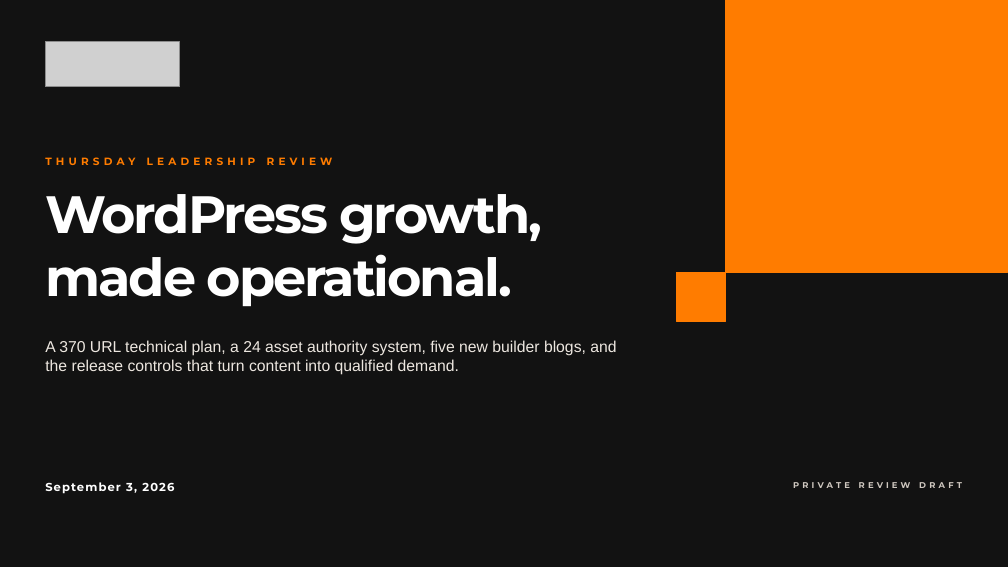
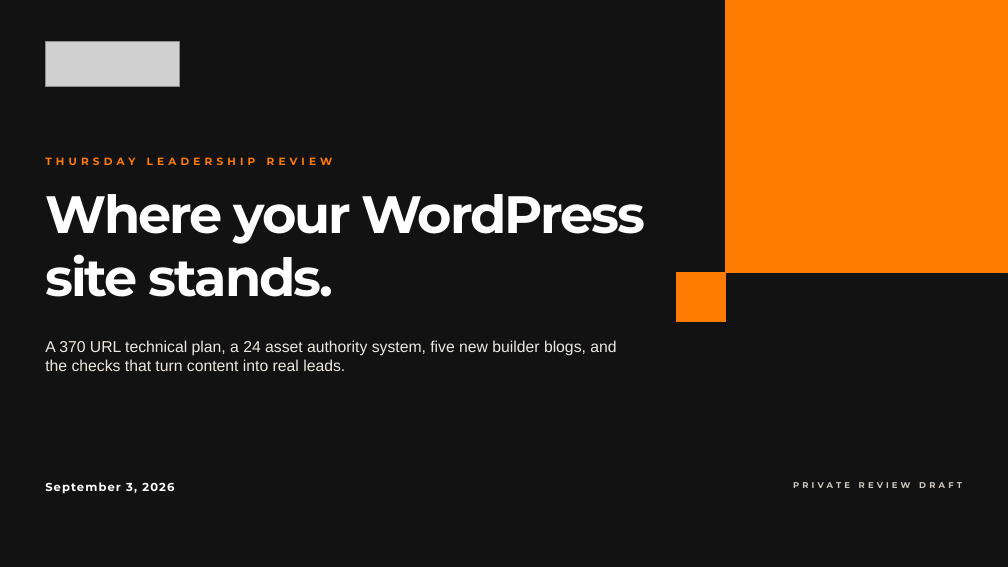
Before and after one commit to dillonmohr8777/client-operations-canonical, a slide deck: slide 1 of clients/bigorange-marketing/deliverables/2026-09-02-wordpress-growth-package-redesign/BigOrange-Thursday-WordPress-Growth-Review-2026-09-03.pptx. Drawn at 1008x567 pixels with LibreOffice and Linux fonts; fonts in the diff are those of the drawing; grey boxes stand for pictures. Boxes give left, top, right and bottom in pixels: in the first picture for what was removed or moved away, otherwise in the second. Text is boxed around its words. In the diff, an @@ line names an element or a change of style, - is before the commit and + after.

```diff
--- a/clients/bigorange-marketing/deliverables/2026-09-02-wordpress-growth-package-redesign/BigOrange-Thursday-WordPress-Growth-Review-2026-09-03.pptx
+++ b/clients/bigorange-marketing/deliverables/2026-09-02-wordpress-growth-package-redesign/BigOrange-Thursday-WordPress-Growth-Review-2026-09-03.pptx
@@ text at [45, 194, 645, 297]: text changed @@
-WordPress growth, made operational.
+Where your WordPress site stands.
@@ text at [45, 340, 616, 371]: text changed @@
-A 370 URL technical plan, a 24 asset authority system, five new builder blogs, and the release controls that turn content into qualified demand.
+A 370 URL technical plan, a 24 asset authority system, five new builder blogs, and the checks that turn content into real leads.
```
Also in this commit, not shown: 13 other slides changed, 18 other files.
